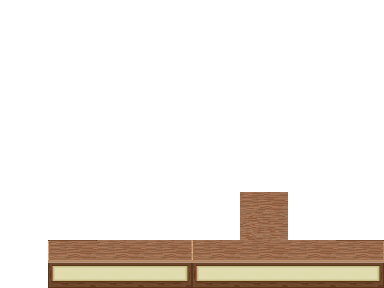
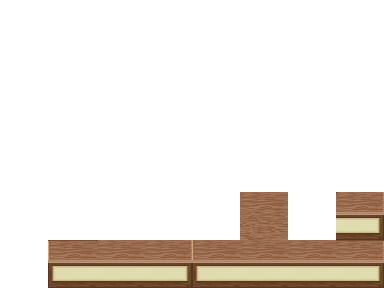
Layers edited between the first and the second 384px x 288px image:
pixels changed over 336, 192, 384, 240 (layer not identified)
